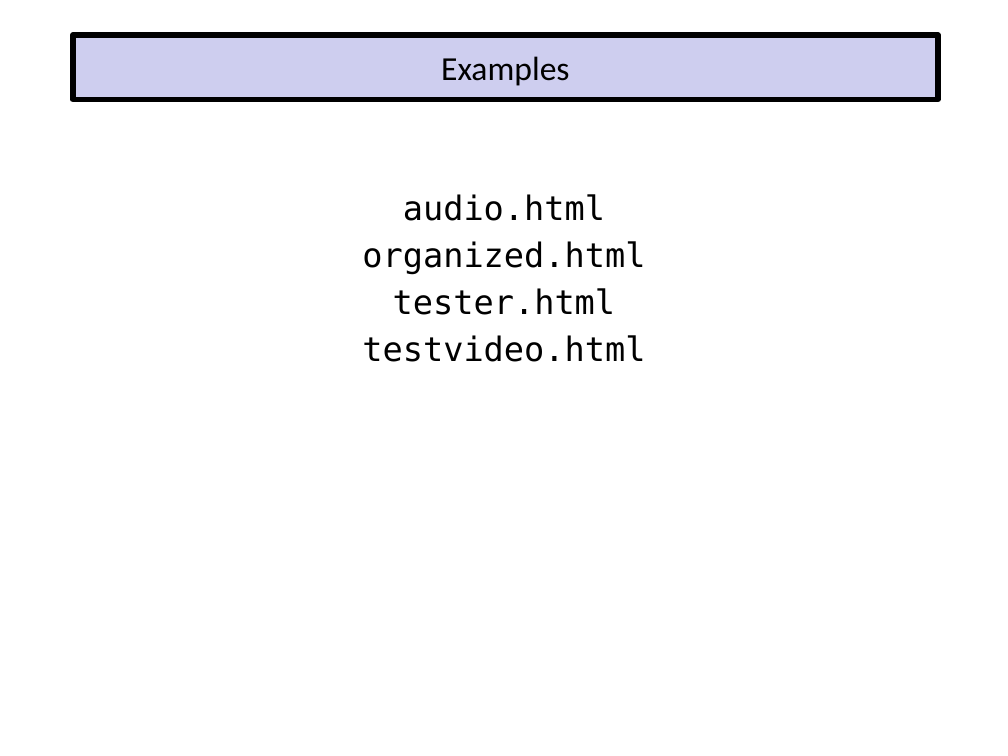
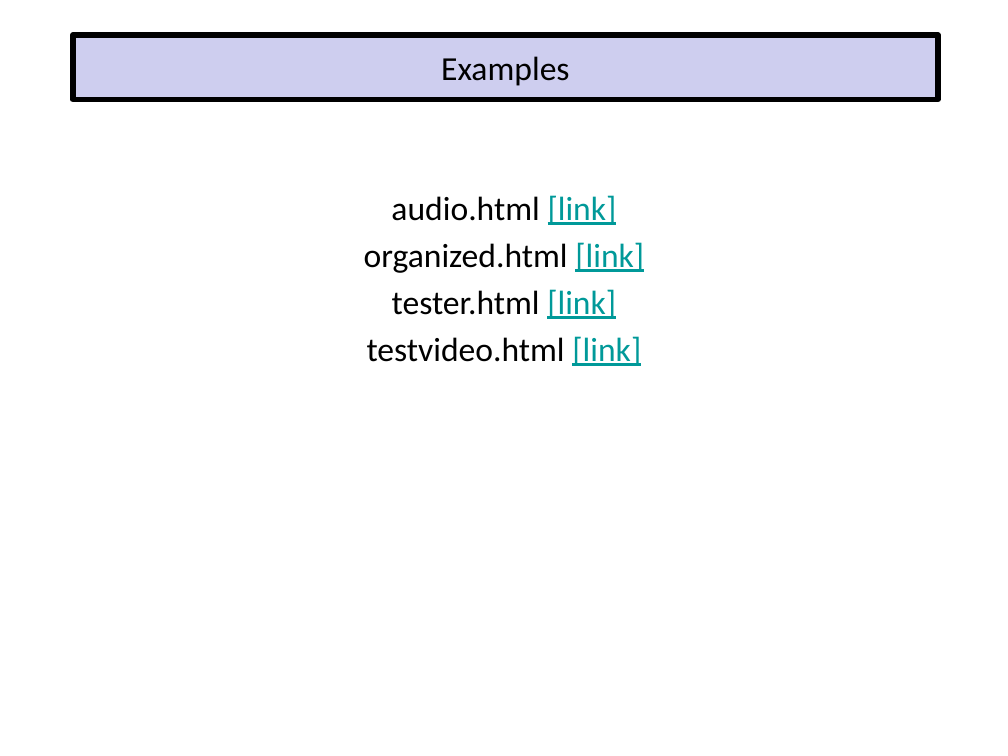
Before and after one commit to EricJPogue/www-epogue-info, a slide deck: slide 65 of CPSC-24700/Presentations/HTML5.pptx. Drawn at 1008x756 pixels with LibreOffice and Linux fonts; fonts in the diff are those of the drawing. Boxes give left, top, right and bottom in pixels: in the first picture for what was removed or moved away, otherwise in the second. Text is boxed around its words. In the diff, an @@ line names an element or a change of style, - is before the commit and + after.

Commit message:
Add session 5 documents and update HTML presentation.

```diff
--- a/CPSC-24700/Presentations/HTML5.pptx
+++ b/CPSC-24700/Presentations/HTML5.pptx
@@ text at [364, 195, 644, 366]: text changed; font DejaVu Sans Mono to Calibri @@
-audio.html
-organized.html
-tester.html
-testvideo.html
+audio.html [link]
+organized.html [link]
+tester.html [link]
+testvideo.html [link]
```
Also in this commit, not shown: 5 other slides changed, 5 other files.
